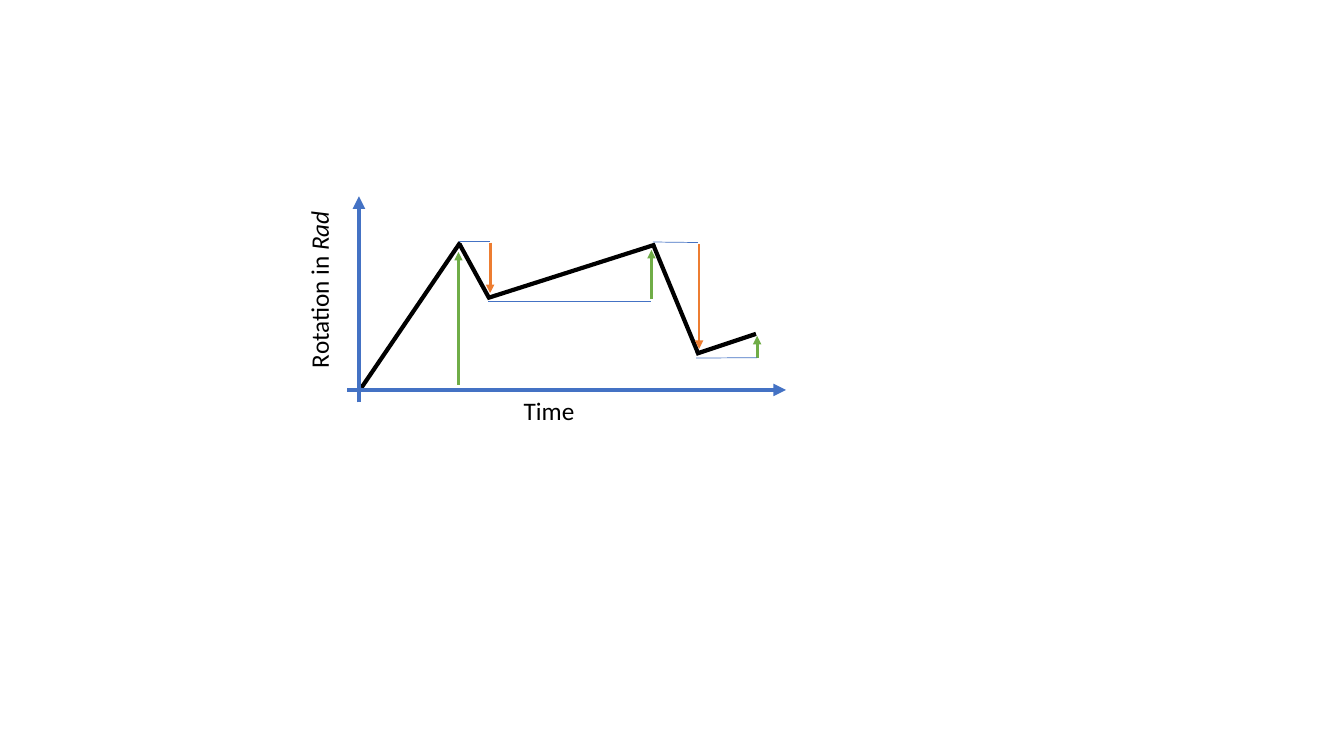
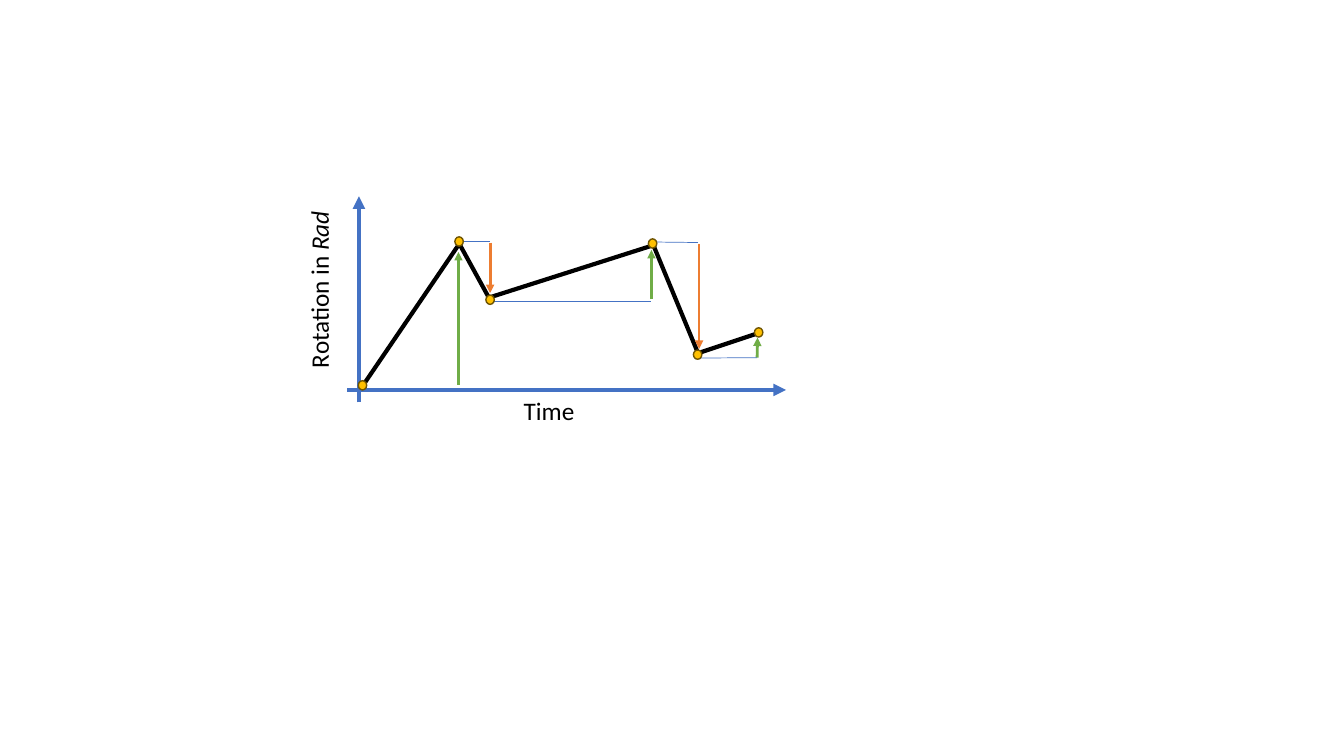
Before and after one commit to JanNalivaika/MASTERS-THESIS, a slide deck: slide 9 of Latex/figures/images.pptx (slide 7 before the commit). Drawn at 1344x756 pixels with LibreOffice and Linux fonts; fonts in the diff are those of the drawing. Boxes give left, top, right and bottom in pixels: in the first picture for what was removed or moved away, otherwise in the second. Text is boxed around its words. In the diff, an @@ line names an element or a change of style, - is before the commit and + after.

```diff
--- a/Latex/figures/images.pptx
+++ b/Latex/figures/images.pptx
@@ ellipse added at bbox=[455, 237, 463, 246], fill #FFC000, outline #705400 1 pt @@
@@ ellipse added at bbox=[648, 239, 656, 248], fill #FFC000, outline #705400 1 pt @@
@@ ellipse added at bbox=[486, 295, 494, 304], fill #FFC000, outline #705400 1 pt @@
@@ ellipse added at bbox=[754, 328, 762, 337], fill #FFC000, outline #705400 1 pt @@
@@ ellipse added at bbox=[694, 350, 702, 359], fill #FFC000, outline #705400 1 pt @@
@@ ellipse added at bbox=[358, 381, 366, 390], fill #FFC000, outline #705400 1 pt @@
```
Also in this commit, not shown: 3 other slides changed, 4 slides added, 22 other files.
